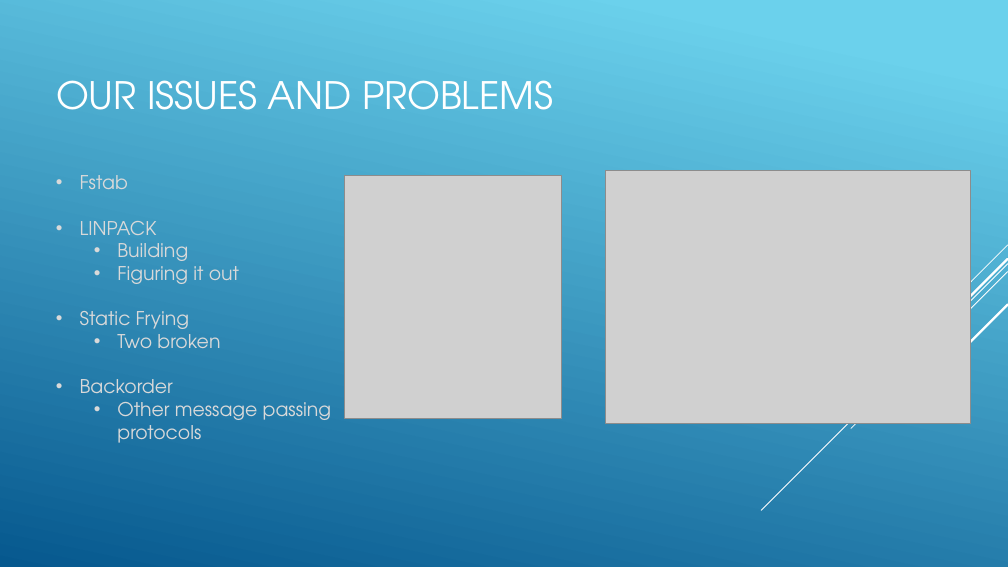
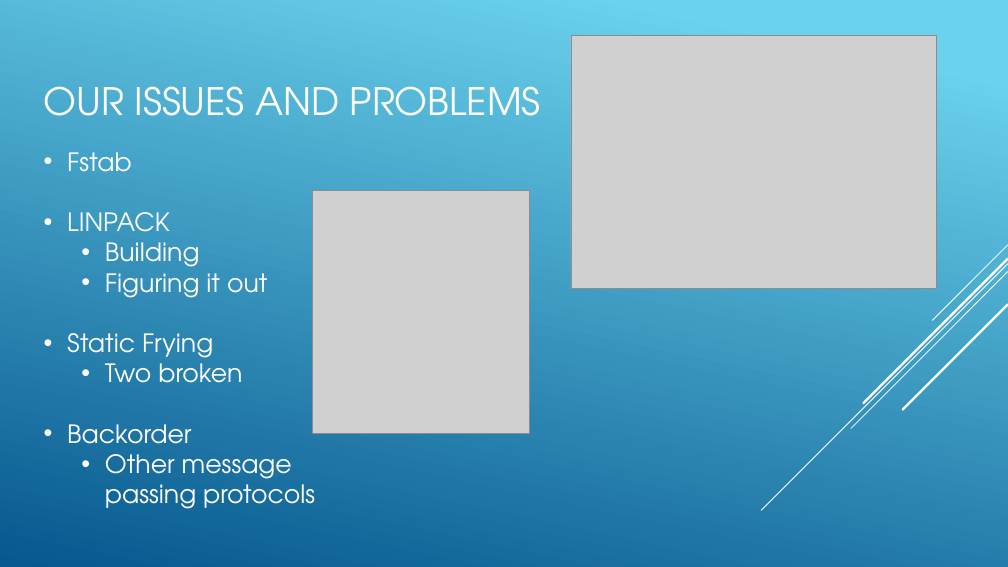
Before and after one commit to SDSMT-CSC464-F15/arm, a slide deck: slide 8 of Documents/ClientPresent2.pptx. Drawn at 1008x567 pixels with LibreOffice and Linux fonts; fonts in the diff are those of the drawing; grey boxes stand for pictures. Boxes give left, top, right and bottom in pixels: in the first picture for what was removed or moved away, otherwise in the second. Text is boxed around its words. In the diff, an @@ line names an element or a change of style, - is before the commit and + after.

```diff
--- a/Documents/ClientPresent2.pptx
+++ b/Documents/ClientPresent2.pptx
@@ title "OUR ISSUES AND PROBLEMS": place and size @@
-title "OUR ISSUES AND PROBLEMS" at (56,80,553,110)
+title "OUR ISSUES AND PROBLEMS" at (44,86,541,116)
@@ picture: place and size @@
-picture at (606,170,971,423)
+picture at (571,36,936,289)
@@ text "Fstab": place and size @@
-text "Fstab" at (80,175,331,443)
+text "Fstab" at (67,152,315,509)
@@ text "Fstab" at (67,152,315,509): size 18 to 24 pt, text colour #D9D9D9 to #FFFFFF @@
@@ picture: place and size @@
-picture at (345,175,562,418)
+picture at (312,191,529,433)
```
Also in this commit, not shown: 12 other slides changed, 1 slide added.
